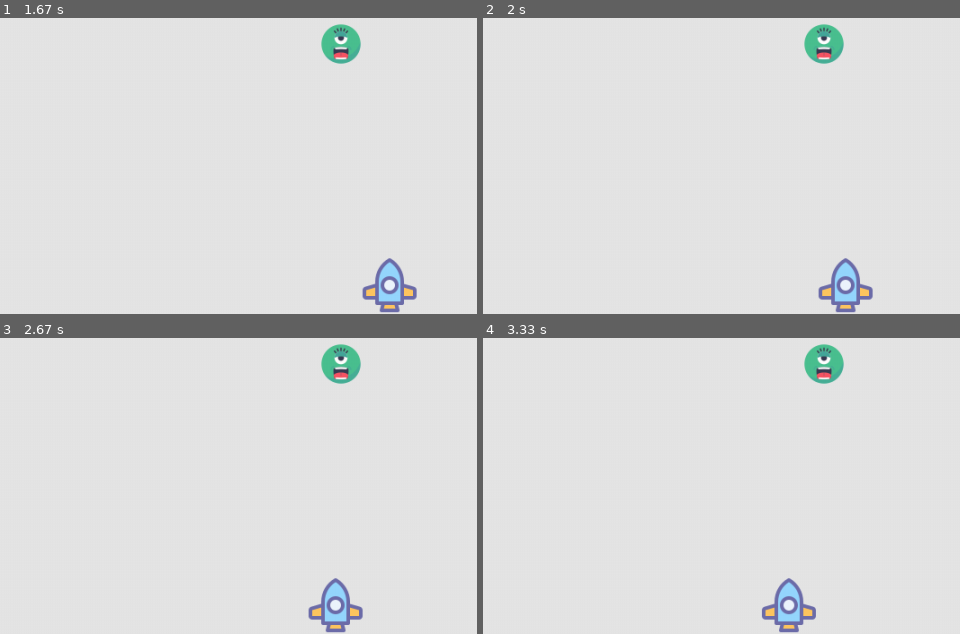
Above: before the commit, frames 1-4 (two rows, left to right).
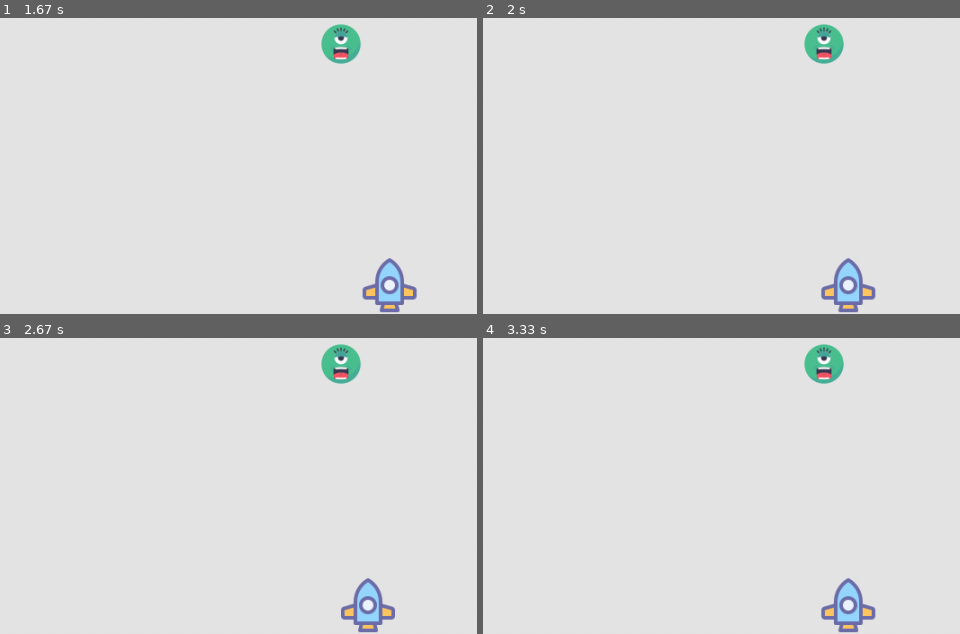
Above: after the commit, the same moments.

Repository: rememberanthonyrivers/Cosmic_Clash_pygame
Game: pygame game, started from alien_invasion.py
Same seed, same stepped clock (60 frames per second), same inputs: the game is played once before the commit and once after it.
Inputs:
- Up to frame 1 (1.67 s): hold Right 0.33-0.8 s; hold Right 0.83-1.3 s; hold Left from 1.33 s (still down)
- Up to frame 2 (2 s): release Left at 1.87 s; hold Left from 1.9 s (still down)
- Up to frame 3 (2.67 s): release Left at 2.3 s; hold Right from 2.33 s (still down)
- Up to frame 4 (3.33 s): release Right at 2.97 s; hold Left from 3 s (still down)

Frame 1 is identical in both runs. In frame 2, 0.7% of the frame differs, in the area x 70-83%, y 81-100%; in frame 3, 2.0%; in frame 4, 2.3%, in the area x 58-83%, y 81-100%.

Commit message:
feat: ship now has barriers and moves to the left and right smoothly

Diff:
--- a/game_functions.py
+++ b/game_functions.py
@@ -1,42 +1,42 @@
 import sys
 import pygame
 
-# keys = pygame.key.get_pressed()
 
 def check_events(ship):
     """Respond to keypresses and mouse events."""
-    # ///// Uncomment the below code block together to have in-sync keypress movements
-    # \/ checks for keydown and keyup events \/
-    # keys = pygame.key.get_pressed()
-    # # Update movement flags based on key states
-    # ship.moving_right = keys[pygame.K_RIGHT]
-    # ship.moving_left = keys[pygame.K_LEFT]
-    # /////
-
     for event in pygame.event.get():
         if event.type == pygame.QUIT:
             sys.exit()
-        # \/ checks for keydown events \/
+
         elif event.type == pygame.KEYDOWN:
-            # if the key is the right arrow key
-            if event.key == pygame.K_RIGHT:
-                # The ship moves continuously to the right
-                ship.moving_right = True
-                print("Right arrow pressed: moving_right =", ship.moving_right)
-            elif event.key == pygame.K_LEFT:
-                ship.moving_left = True
-                print("Left arrow pressed: moving_left =", ship.moving_left)
+            check_keydown_events(event, ship)
 
-        # \/ checks for key up events \/
         elif event.type == pygame.KEYUP:
-            if event.key == pygame.K_RIGHT:
-                # The ship stops moving to the right
-                ship.moving_right = False
-                print("Right arrow released: moving_right =", ship.moving_right)
-                # the below line is not hitting, the flag is not being called
-            elif event.type == pygame.K_LEFT:
-                ship.moving_left = False
-                print("Left arrow released: moving_left =", ship.moving_left)
+            check_keyup_events(event, ship)
+
+
+def check_keydown_events(event, ship):
+    # \/ checks for key press events \/
+    if event.key == pygame.K_RIGHT:
+        # The ship moves to the right
+        ship.moving_right = True
+
+        # if the left arrow key is pressed
+    elif event.key == pygame.K_LEFT:
+        # The ship moves to the left
+        ship.moving_left = True
+
+
+def check_keyup_events(event, ship):
+    # \/ checks for key releases events \/
+    if event.type == pygame.KEYUP:
+        if event.key == pygame.K_RIGHT:
+            # ship movement to the right stops
+            ship.moving_right = False
+
+        elif event.key == pygame.K_LEFT:
+            # ship movement to the left stops
+            ship.moving_left = False
 
 
 def update_screen(ai_settings, screen, ship, alien):
--- a/ship.py
+++ b/ship.py
@@ -1,4 +1,5 @@
 import pygame
+
 
 class Ship:
     def __init__(self, ai_settings, screen):
@@ -28,10 +29,19 @@
         if self.moving_right and self.rect.right < self.screen_rect.right:
             self.center += self.ai_settings.ship_speed_factor
 
-        if self.moving_left and self.rect.right > 0:
+        if self.moving_left and self.rect.left > 0:
             self.center -= self.ai_settings.ship_speed_factor
 
-        # update rect object from self.center
+        # Enforce boundaries to prevent the ship from going out of the screen.
+        if self.rect.left < 0:
+            self.center = self.rect.width / 2  # Reset to the edge if left out of bounds
+
+        if self.rect.right > self.screen_rect.width:
+            self.center = self.screen_rect.width - (
+                self.rect.width / 2
+            )  # Reset to right edge
+
+        # Update rect object from self.center
         self.rect.centerx = int(self.center)
 
     def blitme(self):
